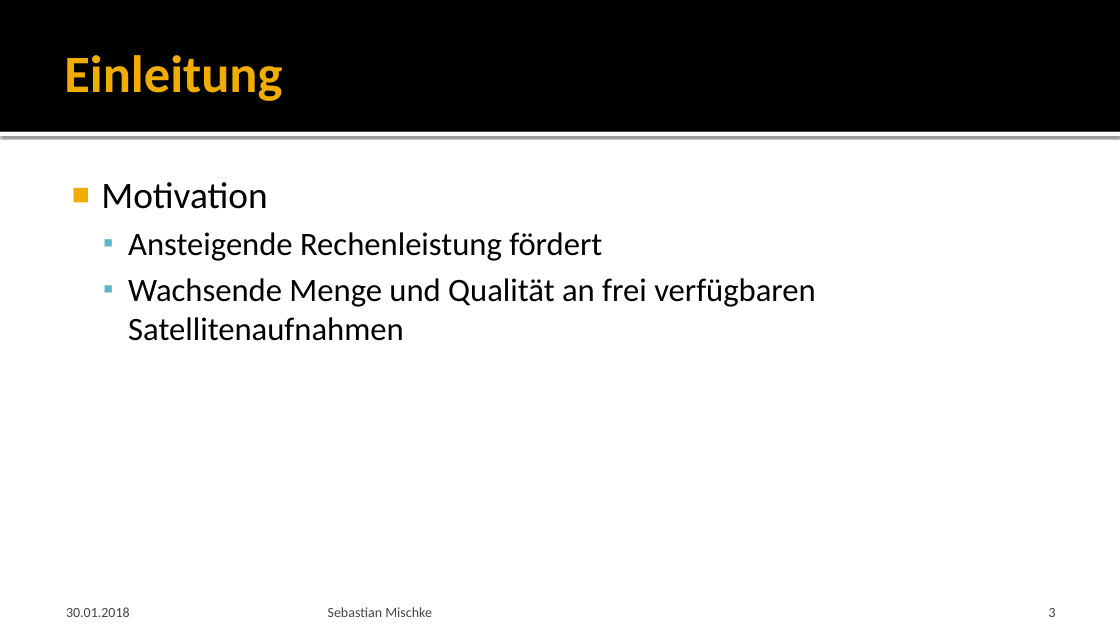
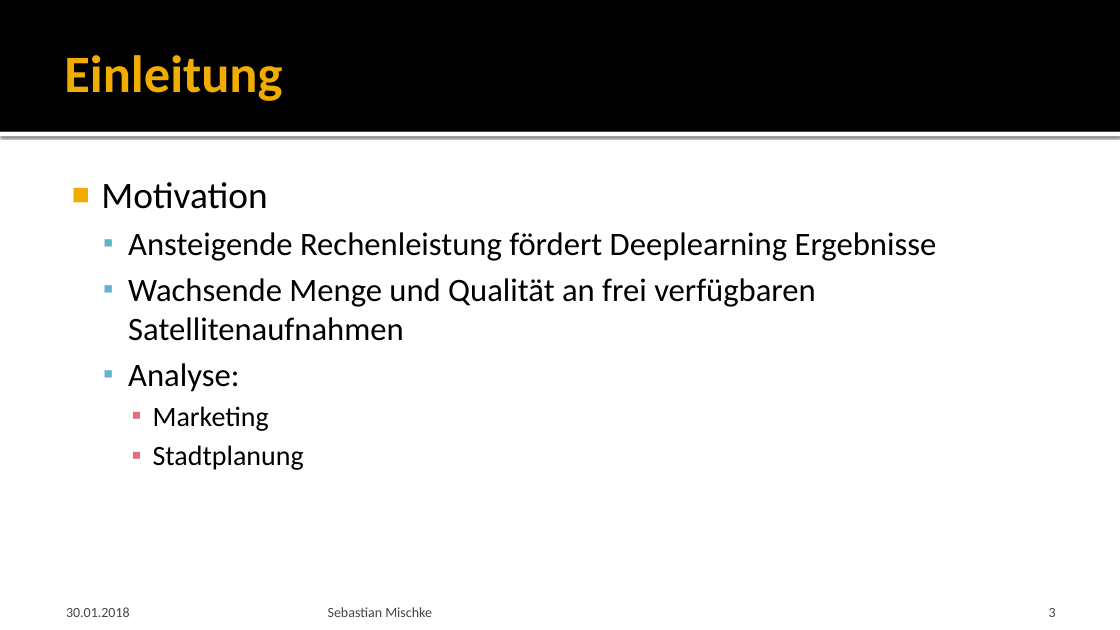
Before and after one commit to Saritus/bachelor-thesis, a slide deck: slide 3 of docs/verteidigung/Verteidigung.pptx. Drawn at 1120x630 pixels with LibreOffice and Linux fonts; fonts in the diff are those of the drawing; background and template pictures are left out. Boxes give left, top, right and bottom in pixels: in the first picture for what was removed or moved away, otherwise in the second. Text is boxed around its words. In the diff, an @@ line names an element or a change of style, - is before the commit and + after.

```diff
--- a/docs/verteidigung/Verteidigung.pptx
+++ b/docs/verteidigung/Verteidigung.pptx
@@ text at bbox=[128, 232, 937, 261]: text changed @@
-  ▪ Ansteigende Rechenleistung fördert
+  ▪ Ansteigende Rechenleistung fördert Deeplearning Ergebnisse
@@ text at bbox=[128, 363, 304, 470]: paragraphs added @@
+  ▪ Analyse:
+    ▪ Marketing
+    ▪ Stadtplanung
```
Also in this commit, not shown: 6 other slides changed.
